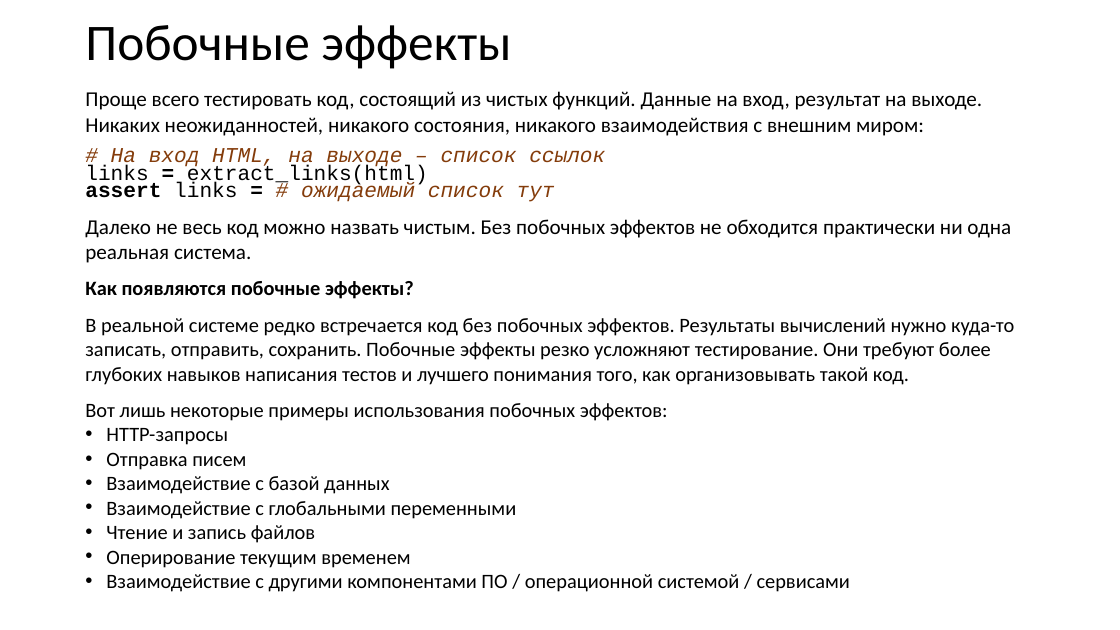
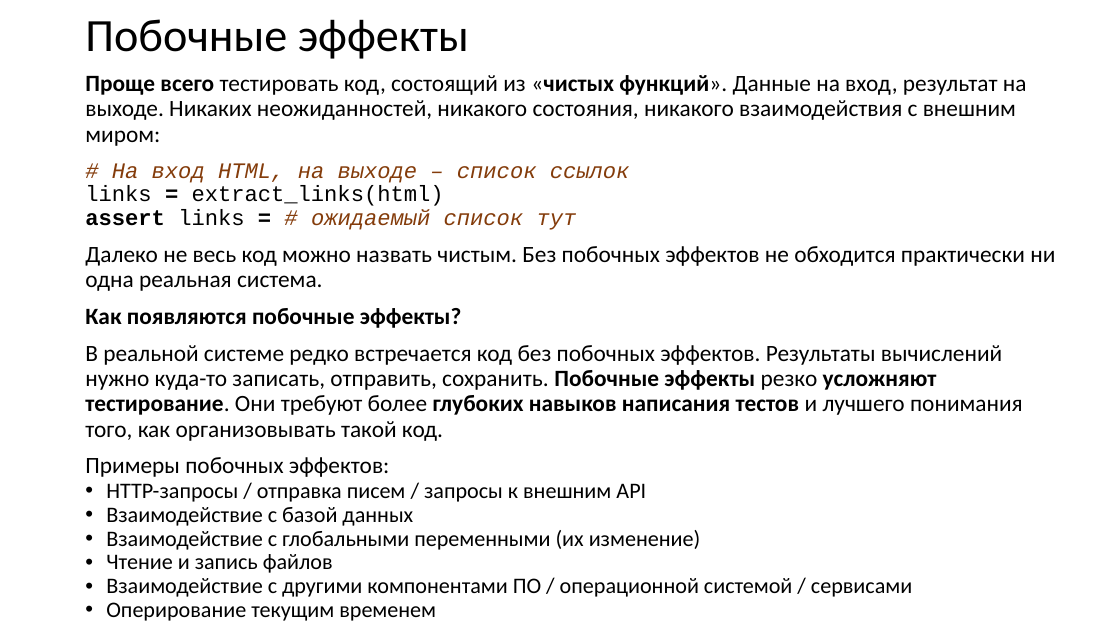
Before and after one commit to xtrueman/prog_instruments, a slide deck: slide 65 of presentations/UnitTests.pptx. Drawn at 1120x630 pixels with LibreOffice and Linux fonts; fonts in the diff are those of the drawing. Boxes give left, top, right and bottom in pixels: in the first picture for what was removed or moved away, otherwise in the second. Text is boxed around its words. In the diff, an @@ line names an element or a change of style, - is before the commit and + after.

```diff
--- a/presentations/UnitTests.pptx
+++ b/presentations/UnitTests.pptx
@@ title "Побочные эффекты" at (85,19,469,59): size 44 to 39.6 pt @@
@@ text "Проще всего тестировать код, состоящий ...": place and size @@
-text "Проще всего тестировать код, состоящий ..." at (85,91,1014,592)
+text "Проще всего тестировать код, состоящий ..." at (85,75,1055,621)
@@ text at (85,75,1027,146): text changed; size 18.1 to 20 pt @@
-Проще всего тестировать код, состоящий из чистых функций. Данные на вход, результат на выходе. Никаких неожиданностей, никакого состояния, никакого взаимодействия с внешним миром:
+Проще всего тестировать код, состоящий из «чистых функций». Данные на вход, результат на выходе. Никаких неожиданностей, никакого состояния, никакого взаимодействия с внешним миром:
@@ text at (85,163,1055,621): size 18.1 to 19 pt in "# На вход HTML, на выходе – ..."; size 18.1 to 20 pt in "Далеко не весь код можно назвать чистым. ..."; size 17.5 to 20 pt in "Как появляются побочные эффекты?", "В реальной системе редко встречается код без ..."; bold on in "Побочные эффекты усложняют тестирование. глубоких навыков на ..."; size 17.5 to 19 pt in "Взаимодействие с базой данных", "Чтение и запись файлов", "Оперирование текущим временем"; line spacing 0.7 to 0.9; line spacing 1 to 0.9 @@
@@ text at (85,457,646,502): text changed; size 17.5 to 19 pt @@
-Вот лишь некоторые примеры использования побочных эффектов:
-• HTTP-запросы
-• Отправка писем
+Примеры побочных эффектов:
+• HTTP-запросы / отправка писем / запросы к внешним API
@@ text at (106,530,701,550): text changed; size 17.5 to 19 pt @@
-• Взаимодействие с глобальными переменными
+• Взаимодействие с глобальными переменными (их изменение)
@@ text at (106,578,912,597): paragraph added @@
+• Взаимодействие с другими компонентами ПО / операционной системой / сервисами
@@ text at (106,574,850,592): paragraph removed @@
-• Взаимодействие с другими компонентами ПО / операционной системой / сервисами
```
Also in this commit, not shown: 33 other slides changed, 2 slides added.
